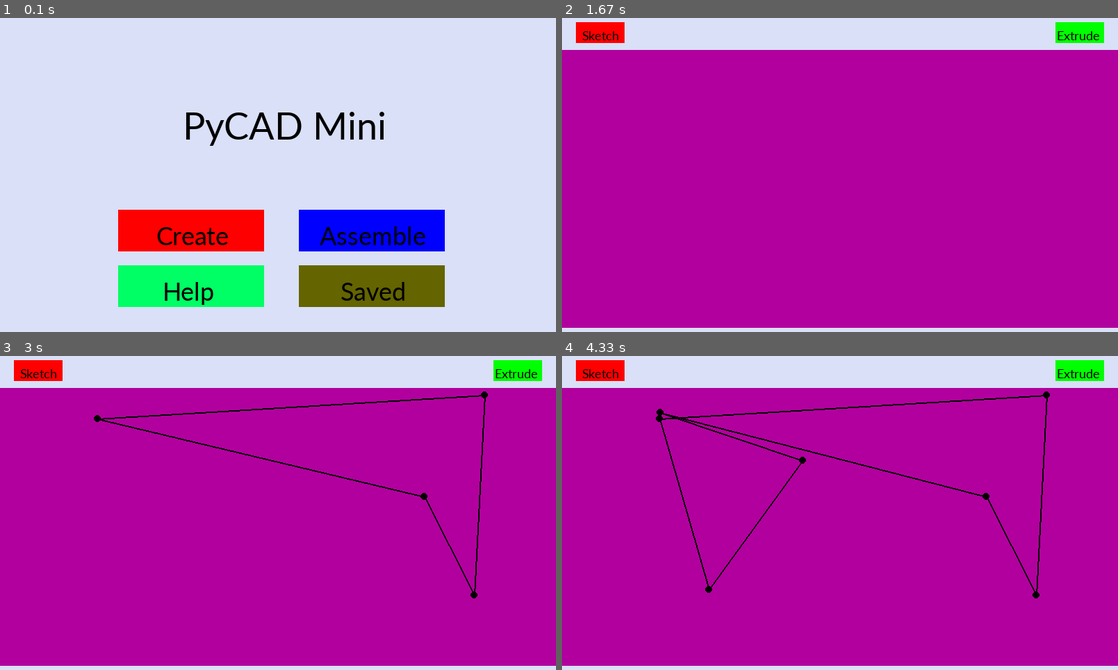
Above: before the commit, frames 1-4 (two rows, left to right).
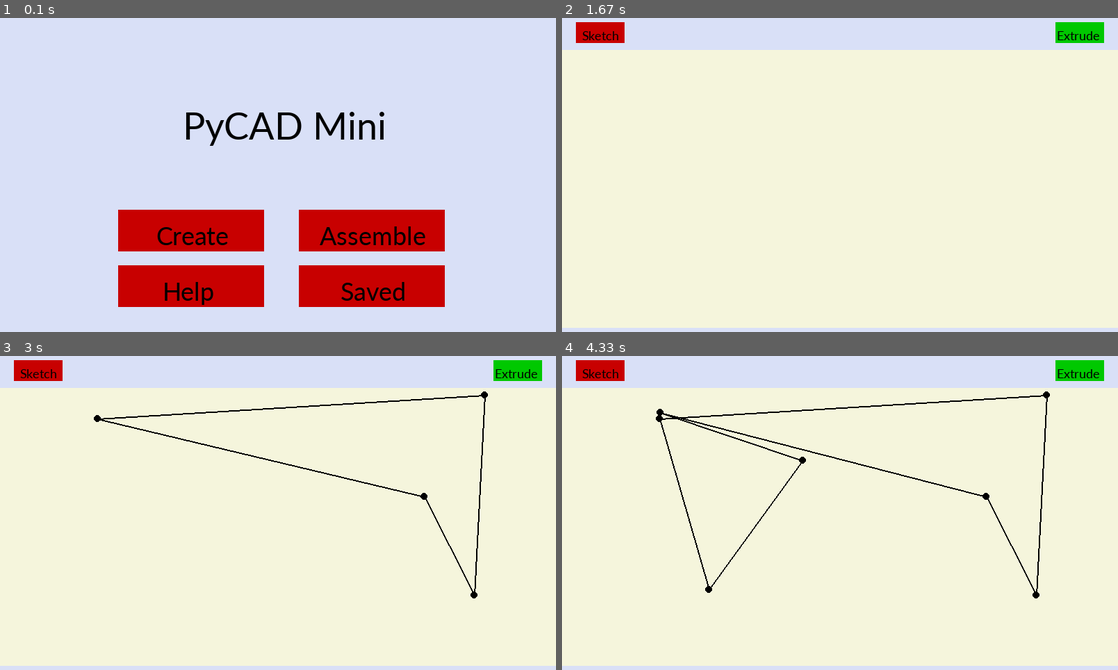
Above: after the commit, the same moments.

Repository: Jlu22/15-112-Term-Project
Game: pygame game, started from __init__.py
Same seed, same stepped clock (60 frames per second), same inputs: the game is played once before the commit and once after it.
Inputs (mouse positions are in pixels of both pictures, inside the frame that each line leads up to):
- Up to frame 1 (0.1 s): no input
- Up to frame 2 (1.67 s): click "Create" at 0.38 s; press the mouse at (600, 33) at 0.7 s; move the mouse to (706, 61) at 0.8 s; release the mouse at (817, 93) at 0.93 s; click (895, 212) at 1.05 s; tap U at 1.33 s
- Up to frame 3 (3 s): click (422, 497) at 1.72 s; click (472, 594) at 2.05 s; click (483, 393) at 2.38 s; click (100, 418) at 2.72 s
- Up to frame 4 (4.33 s): click (706, 588) at 3.05 s; click (878, 472) at 3.38 s; tap U at 3.73, 4.03 s; click (801, 459) at 3.75 s; tap C at 3.82 s; click (662, 412) at 4.22 s

The runs differ from the first frame. In frame 1, 13% of the frame differs, in the area x 21-80%, y 61-93%; in frame 2, 90%, in the area x 0-100%, y 1-99%; in frame 3, 89%; in frame 4, 88%.

Commit message:
color changes, comments

Diff:
--- a/AssemScreen.py
+++ b/AssemScreen.py
@@ -63,7 +63,7 @@
 
 def assemRedrawAll(self, screen):
     assemOptions(self, screen)
-    self.bgColor = (178, 170, 158)
+    self.bgColor = (245,245,220)
     for model in self.assemList:
         model.redrawAll(screen)
 
--- a/HelpScreen.py
+++ b/HelpScreen.py
@@ -1,5 +1,6 @@
 # File contains functions used for the help screen
 # Arrow keys and text display
+# Opening help (press 'h') on different modes will open to appropriate page
 
 import pygame
 
--- a/MenuScreen.py
+++ b/MenuScreen.py
@@ -32,10 +32,10 @@
     saved = sFont.render("Saved", True, (0, 0, 0))
 
     self.bgColor = (217, 224, 247)
-    pygame.draw.rect(screen, (255, 0, 0), (170, 280, 210, 60))
-    pygame.draw.rect(screen, (0, 0, 255), (430, 280, 210, 60))
-    pygame.draw.rect(screen, (0, 255, 100), (170, 360, 210, 60))
-    pygame.draw.rect(screen, (100, 100, 0), (430, 360, 210, 60))
+    pygame.draw.rect(screen, (200, 0, 0), (170, 280, 210, 60))
+    pygame.draw.rect(screen, (200, 0, 0), (430, 280, 210, 60))
+    pygame.draw.rect(screen, (200, 0, 0), (170, 360, 210, 60))
+    pygame.draw.rect(screen, (200, 0, 0), (430, 360, 210, 60))
 
     screen.blit(title, (self.width//2 - 137, self.height//4))
     screen.blit(create, (225, 295))
--- a/ModelScreen.py
+++ b/ModelScreen.py
@@ -140,7 +140,7 @@
 
 def createRedrawAll(self, screen):
     drawOptions(self, screen)
-    self.bgColor = (178, 0, 158)
+    self.bgColor = (245,245,220)
     if (self.modelMode == "sketch" and self.sketchError == False and
         self.findDepth == False): # sketch points
         for point in self.sketchPoints:
--- a/ModelScreenHelper.py
+++ b/ModelScreenHelper.py
@@ -68,12 +68,12 @@
     pygame.draw.rect(screen, (217, 224, 247), (0, 450, 800, 50))
     optionFont = pygame.font.SysFont("calibri", 20)
     if self.sketchError == False and self.findDepth == False:
-        pygame.draw.rect(screen, (255, 0, 0), (20,10,70,30)) #sketch button
+        pygame.draw.rect(screen, (200, 0, 0), (20,10,70,30)) #sketch button
         sketch = optionFont.render("Sketch", True, (0, 0, 0))
         screen.blit(sketch, (29, 18))
     if (self.modelMode == "sketch" and self.sketchError == False and
         self.findDepth == False):
-        pygame.draw.rect(screen, (0, 255, 0), (710,10,70,30)) #finish sketch
+        pygame.draw.rect(screen, (0, 200, 0), (710,10,70,30)) #finish sketch
         finish = optionFont.render("Extrude", True, (0, 0, 0))
         screen.blit(finish, (712, 18))
     if (self.modelMode == "view" and not self.curModel == None and
--- a/SaveScreen.py
+++ b/SaveScreen.py
@@ -84,6 +84,7 @@
         self.curSave = -1
     if keyCode == pygame.K_h:
         self.mode = "help"
+        self.helpScreen = 5
     if keyCode == pygame.K_RIGHT and self.savePage < self.maxPages:
         self.savePage += 1
     if keyCode == pygame.K_LEFT and self.savePage > 1:
--- a/saved.txt
+++ b/saved.txt
@@ -51,6 +51,6 @@
 [(0.385, -0.295, -1.5), (-0.385, 0.3, -1.5), (0.885, 0.435, -1.5), (0.385, -0.295, 1.5), (-0.385, 0.3, 1.5), (0.885, 0.435, 1.5)]
 [(0, 3), (0, 1), (1, 4), (1, 2), (2, 5), (2, 0), (3, 4), (4, 5), (5, 3)]
 
-Blah
-[(-0.385, -0.375, -1.5), (-0.835, 0.265, -1.5), (0.385, 0.375, -1.5), (1.035, 0.23, -1.5), (1.225, -0.095, -1.5), (-0.385, -0.375, 1.5), (-0.835, 0.265, 1.5), (0.385, 0.375, 1.5), (1.035, 0.23, 1.5), (1.225, -0.095, 1.5)]
-[(0, 5), (0, 1), (1, 6), (1, 2), (2, 7), (2, 3), (3, 8), (3, 4), (4, 9), (4, 0), (5, 6), (6, 7), (7, 8), (8, 9), (9, 5)]
+Hammer
+[(-0.165, -0.37, -1.5), (-1.205, -0.055, -1.5), (-1.435, 0.225, -1.5), (-0.615, 0.305, -1.5), (-0.09, 0.135, -1.5), (0.165, 0.37, -1.5), (0.645, 0.27, -1.5), (0.585, -0.325, -1.5), (0.31, -0.575, -1.5), (-0.405, -0.655, -1.5), (-0.165, -0.37, 1.5), (-1.205, -0.055, 1.5), (-1.435, 0.225, 1.5), (-0.615, 0.305, 1.5), (-0.09, 0.135, 1.5), (0.165, 0.37, 1.5), (0.645, 0.27, 1.5), (0.585, -0.325, 1.5), (0.31, -0.575, 1.5), (-0.405, -0.655, 1.5)]
+[(0, 10), (0, 1), (1, 11), (1, 2), (2, 12), (2, 3), (3, 13), (3, 4), (4, 14), (4, 5), (5, 15), (5, 6), (6, 16), (6, 7), (7, 17), (7, 8), (8, 18), (8, 9), (9, 19), (9, 0), (10, 11), (11, 12), (12, 13), (13, 14), (14, 15), (15, 16), (16, 17), (17, 18), (18, 19), (19, 10)]
